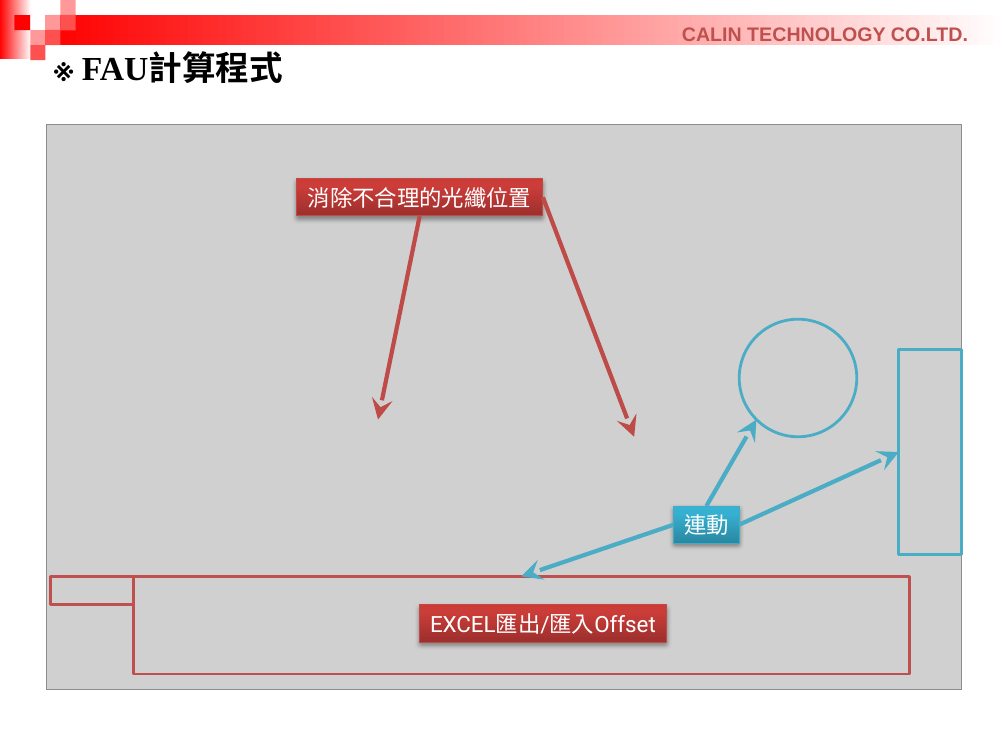
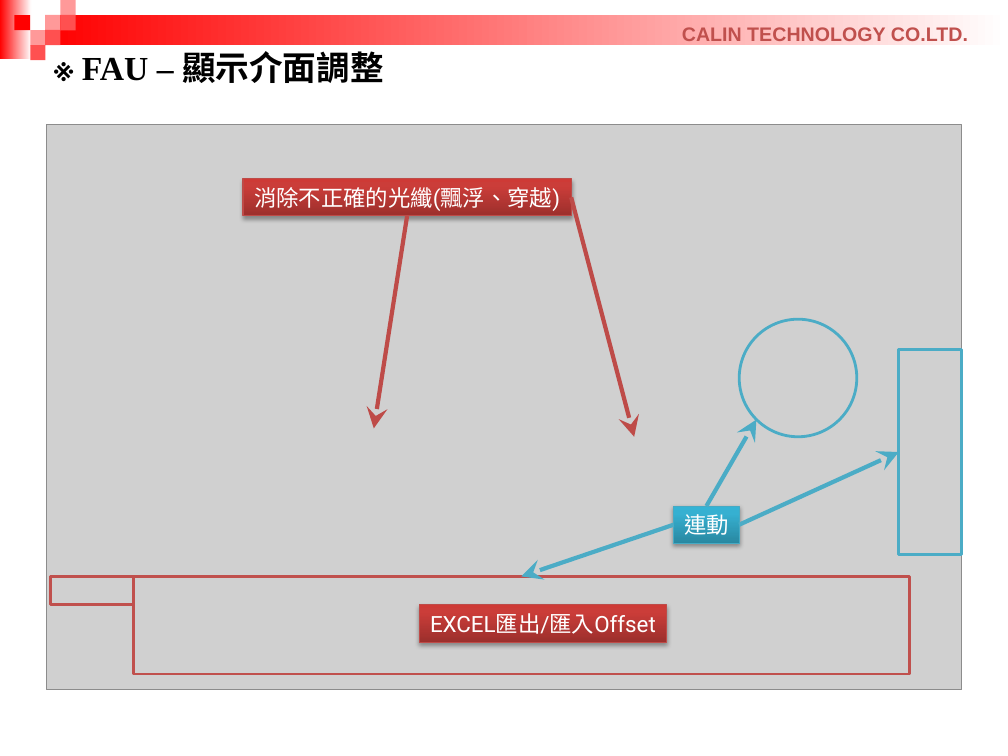
Before and after one commit to RaphWu/GitExchange, a slide deck: slide 6 of 週報/治工具設計課週報_吳仁中 20261103.pptx (slide 5 before the commit). Drawn at 1008x756 pixels with LibreOffice and Linux fonts; fonts in the diff are those of the drawing; grey boxes stand for pictures. Boxes give left, top, right and bottom in pixels: in the first picture for what was removed or moved away, otherwise in the second. Text is boxed around its words. In the diff, an @@ line names an element or a change of style, - is before the commit and + after.

```diff
--- a/週報/治工具設計課週報_吳仁中 20261103.pptx
+++ b/週報/治工具設計課週報_吳仁中 20261103.pptx
@@ text at (82, 51, 384, 83): text changed @@
-※ FAU計算程式
+※ FAU – 顯示介面調整
@@ rectangle "消除不正確的光纖(飄浮、穿越)": place and size @@
-rectangle "消除不正確的光纖(飄浮、穿越)" at (296, 178, 543, 216)
+rectangle "消除不正確的光纖(飄浮、穿越)" at (243, 178, 572, 216)
@@ text in rectangle at (254, 187, 560, 211): text changed @@
-消除不合理的光纖位置
+消除不正確的光纖(飄浮、穿越)
@@ arrow moved from (543, 198) - (634, 436) to (572, 198) - (634, 436) @@
@@ arrow moved from (419, 216) - (378, 419) to (407, 216) - (374, 428) @@
```
Also in this commit, not shown: 1 other slide changed, 3 slides added, 2 slides removed, 7 other files.
